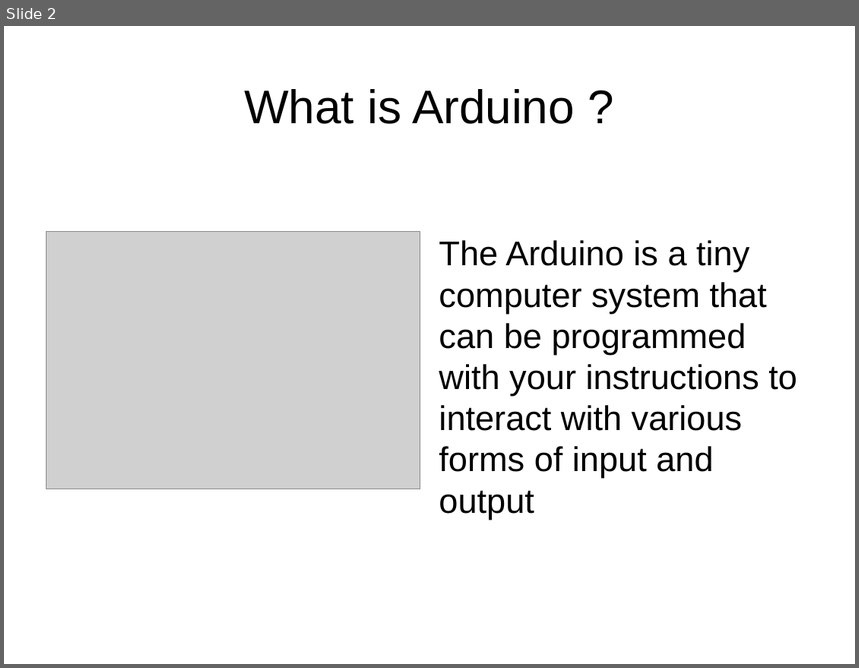
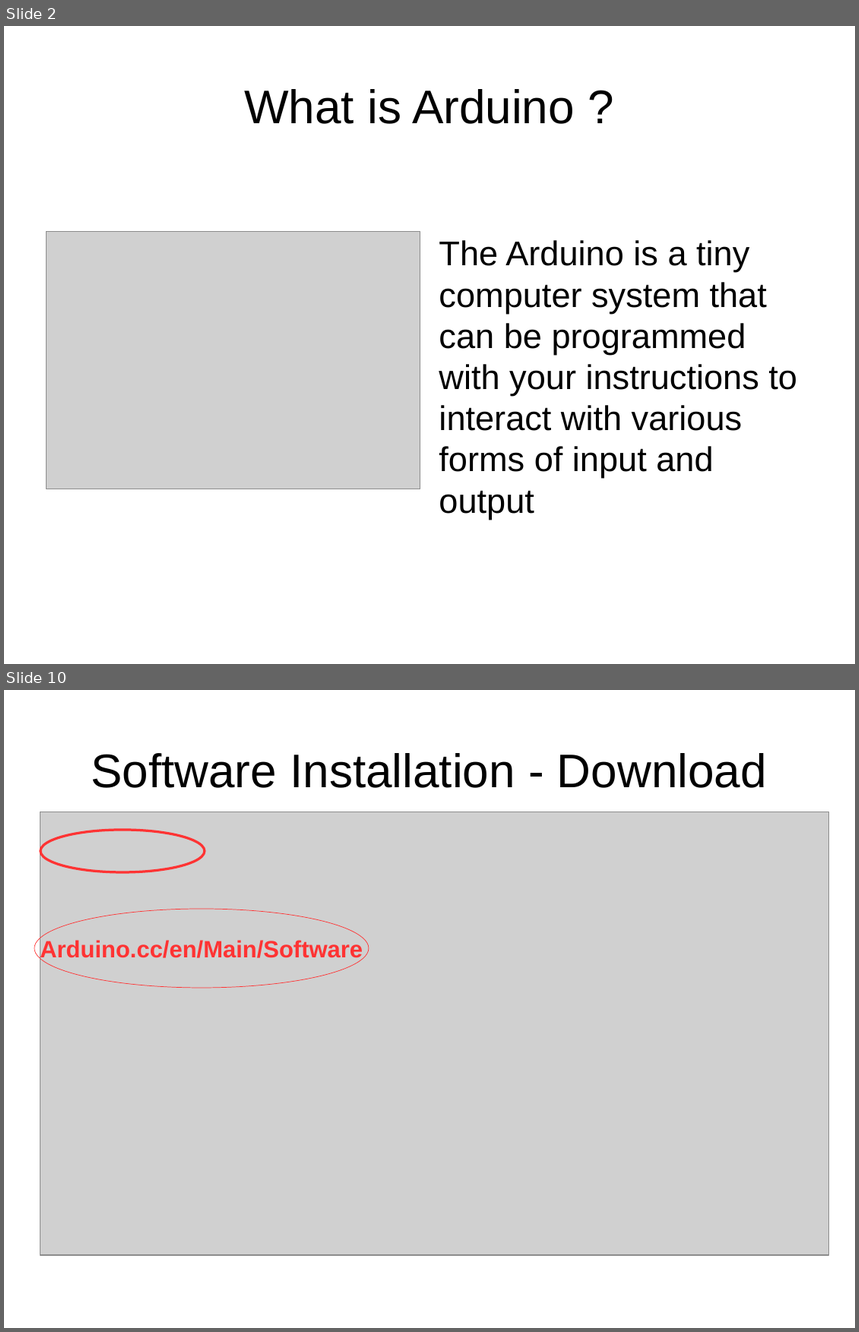
Before and after one commit to dhayanithivijayan/LearnIt, a slide deck: Arduino/Module_1.odp. Shown one above the other, each under a label of ours: slide 2 before the commit, slides 2 and 10 after it; the slides between them are not shown. The pictures are 859x668 and 859x1332 pixels, drawn with LibreOffice and Linux fonts; fonts in the diff are those of the drawing; grey boxes stand for pictures. Boxes give left, top, right and bottom in pixels: in the first picture for what was removed or moved away, otherwise in the second. Text is boxed around its words. In the diff, an @@ line names an element or a change of style, - is before the commit and + after.

Commit message:
started software Section

```diff
--- a/Arduino/Module_1.odp
+++ b/Arduino/Module_1.odp
@@ slide 10 added at (4,690,855,1328), background #FFFFFF @@
@@ title added at (91,753,767,788), 44 pt, text #000000 @@
+Software Installation - Download
@@ picture added at (40,812,829,1256) @@
@@ ellipse added at (40,830,205,872), outline #FF3333 2.3 pt @@
@@ ellipse added at (34,909,369,987), outline #FF3333 0.51 pt, 22 pt, text #FF3333, bold @@
+Arduino.cc/en/Main/Software
```
Also in this commit, not shown: 7 slides changed, 1 other file.
